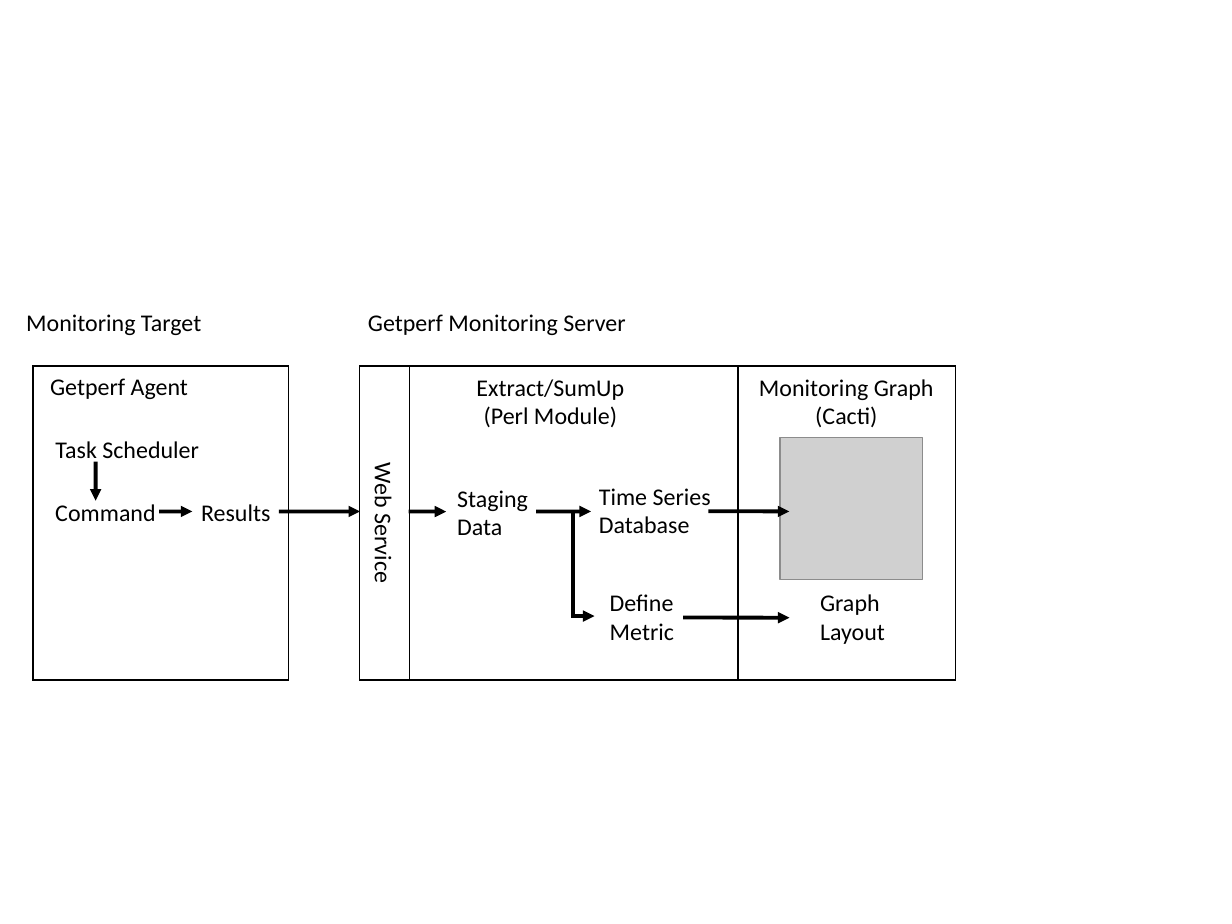
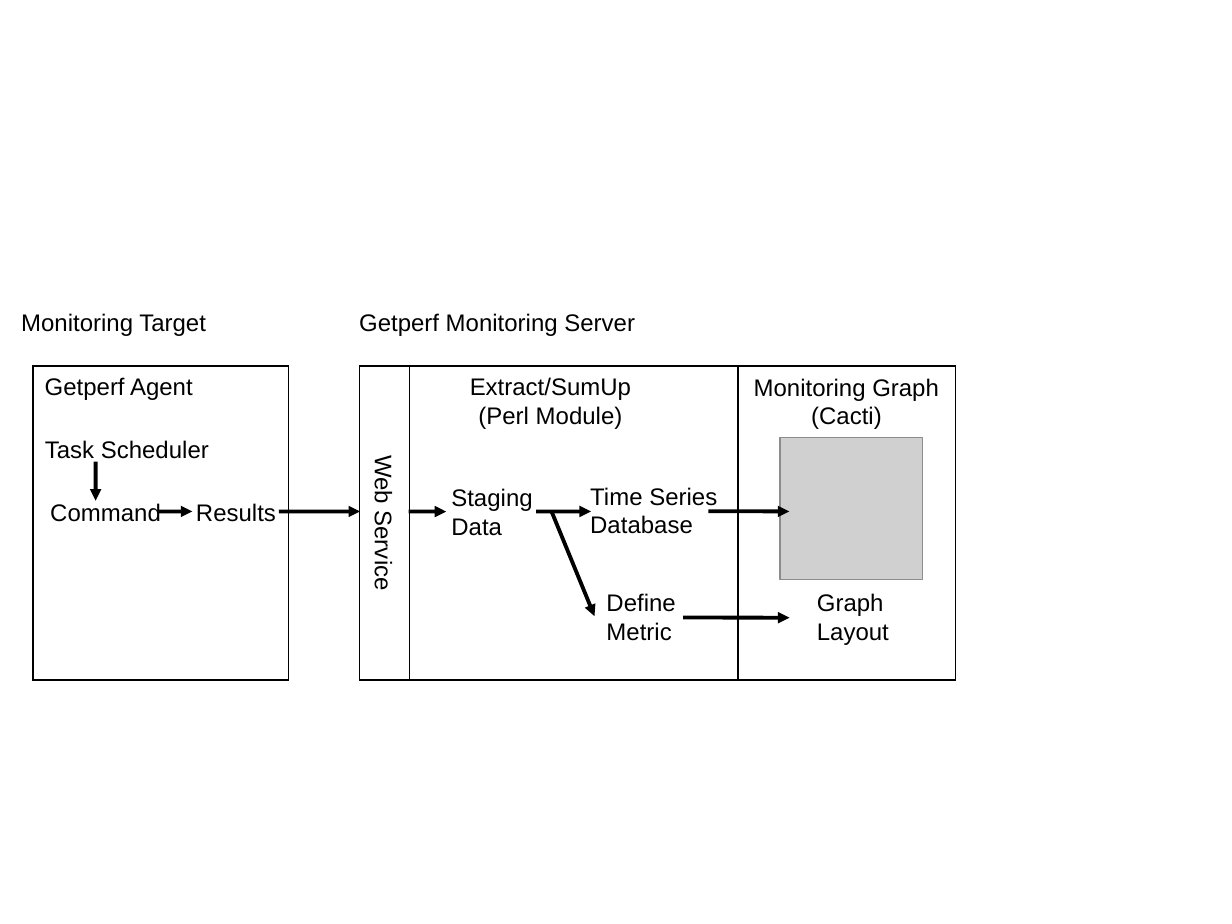
Before and after one commit to getperf/getperf, a slide deck: slide 7 of docs/ja/sphinx-doc/misc/figure_jp.ppt. Drawn at 1232x924 pixels with LibreOffice and Linux fonts; fonts in the diff are those of the drawing; grey boxes stand for pictures. Boxes give left, top, right and bottom in pixels: in the first picture for what was removed or moved away, otherwise in the second. Text is boxed around its words. In the diff, an @@ line names an element or a change of style, - is before the commit and + after.

```diff
--- a/docs/ja/sphinx-doc/misc/figure_jp.ppt
+++ b/docs/ja/sphinx-doc/misc/figure_jp.ppt
@@ text "Getperf Monitoring Server": place and size @@
-text "Getperf Monitoring Server" at bbox=[368, 314, 625, 335]
+text "Getperf Monitoring Server" at bbox=[359, 313, 635, 336]
@@ font Calibri to Arial in 13 elements at bbox=[360, 366, 409, 680], bbox=[754, 378, 939, 429], bbox=[817, 593, 889, 645], bbox=[606, 593, 675, 641], bbox=[21, 313, 206, 336], bbox=[359, 313, 635, 336], bbox=[45, 377, 193, 400], bbox=[470, 377, 631, 429], bbox=[451, 488, 532, 536], bbox=[50, 503, 161, 522], bbox=[196, 503, 276, 522], bbox=[590, 487, 717, 534], bbox=[45, 440, 209, 464] @@
@@ text "Task Scheduler": place and size @@
-text "Task Scheduler" at bbox=[55, 441, 199, 465]
+text "Task Scheduler" at bbox=[45, 440, 209, 464]
@@ text "Time Series": place and size @@
-text "Time Series" at bbox=[599, 488, 711, 533]
+text "Time Series" at bbox=[590, 487, 717, 534]
@@ elbow arrow (552, 511) - (595, 616): elbow arrow to arrow; route changed @@
```
Also in this commit, not shown: 13 other slides changed, 3 slides added, 5 other files.
